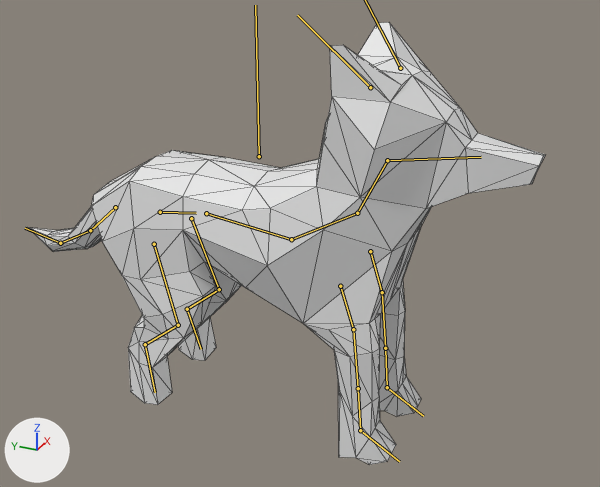
Before and after pictures for a commit that changed the glTF model art/model/wolf_model_0.1.glb.
Camera for both pictures: a 50 mm lens placed at (-15.02, -7.71, 7.3), pointed at (0.29, -0.82, -0.35). Arrows for +X, +Y and +Z are at lower left; the lights stay in place. The bones that bend it are drawn over the model as lines. Mesh edges are drawn as thin lines.

The first picture shows 'wolfmesh'.
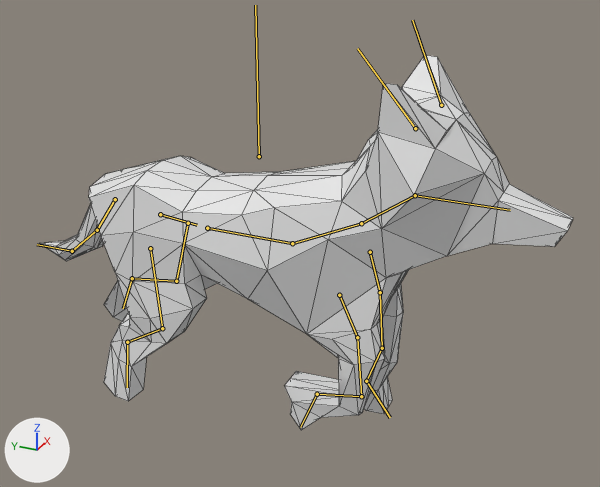
The newer file adds an action. The first version stands in its rest pose; the second is drawn at frame 16 of the action 'run_wip'.

Where the change shows, as pixel boxes (x1, y1, x2, y2) in the pictures (600 x 487 px):
'wolfmesh', posed (15% shorter)
    before: (28, 22, 545, 465)
    after: (39, 55, 573, 430)
bone 'spine1.origin', root to tip
    before: (160, 212) to (196, 213)
    after: (160, 214) to (197, 225)
bone 'spine2', root to tip
    before: (206, 213) to (291, 239)
    after: (207, 228) to (292, 243)
bone 'spine3', root to tip
    before: (291, 239) to (357, 213)
    after: (292, 243) to (361, 223)
bone 'neck', root to tip
    before: (357, 213) to (387, 160)
    after: (361, 223) to (415, 195)
bone 'head', root to tip
    before: (387, 160) to (481, 157)
    after: (415, 195) to (510, 210)
bone 'frontleg1.l', root to tip
    before: (370, 251) to (382, 292)
    after: (370, 252) to (380, 292)
bone 'frontleg3.l', root to tip
    before: (385, 348) to (387, 387)
    after: (382, 348) to (366, 381)
bone 'frontleg1.r', root to tip
    before: (340, 286) to (353, 329)
    after: (339, 295) to (357, 337)
bone 'frontleg2.r', root to tip
    before: (353, 329) to (358, 388)
    after: (357, 337) to (361, 396)
bone 'frontleg3.r', root to tip
    before: (358, 388) to (360, 430)
    after: (361, 396) to (317, 394)
bone 'hindleg1.l', root to tip
    before: (191, 218) to (219, 289)
    after: (188, 223) to (176, 281)
bone 'hindleg2.l', root to tip
    before: (219, 289) to (187, 309)
    after: (176, 281) to (132, 278)
bone 'tail1', root to tip
    before: (115, 207) to (90, 230)
    after: (115, 199) to (97, 230)
bone 'hindleg1.r', root to tip
    before: (154, 244) to (178, 325)
    after: (150, 248) to (162, 328)
bone 'hindleg2.r', root to tip
    before: (178, 325) to (145, 344)
    after: (162, 328) to (127, 342)
bone 'hindpaw.r', root to tip
    before: (145, 344) to (155, 392)
    after: (127, 342) to (127, 387)

Diff of the bpy script that builds the scene:
```diff
--- a/art/model/wolf_model_0.1.glb.py
+++ b/art/model/wolf_model_0.1.glb.py
@@ bone_spine1_origin @@
 bone_spine1_origin = bpy.data.objects['Armature'].pose.bones['spine1.origin']  # child of 'origin'
-bone_spine1_origin.location = (0.0, 0.0, 0.0)
-bone_spine1_origin.rotation_quaternion = (1.0, 0.0, 0.0, 0.0)  # degrees (0, 0, 0)
+bone_spine1_origin.location = (0.0, -0.01, 0.07)
+bone_spine1_origin.rotation_quaternion = (0.994, 0.113, 0.0, 0.0)  # degrees (13, 0, 0)
@@ bone_spine2 @@
 bone_spine2 = bpy.data.objects['Armature'].pose.bones['spine2']  # child of 'spine1.origin'
-bone_spine2.rotation_quaternion = (1.0, 0.0, 0.0, 0.0)  # degrees (0, 0, 0)
+bone_spine2.rotation_quaternion = (0.984, -0.177, 0.0, 0.0)  # degrees (-20, 0, 0)
@@ bone_spine3 @@
 bone_spine3 = bpy.data.objects['Armature'].pose.bones['spine3']  # child of 'spine2'
-bone_spine3.rotation_quaternion = (1.0, 0.0, 0.0, 0.0)  # degrees (0, 0, 0)
+bone_spine3.rotation_quaternion = (0.994, 0.107, 0.0, 0.0)  # degrees (12, 0, 0)
@@ bone_neck @@
 bone_neck = bpy.data.objects['Armature'].pose.bones['neck']  # child of 'spine3'
-bone_neck.rotation_quaternion = (1.0, 0.0, 0.0, 0.0)  # degrees (0, 0, 0)
+bone_neck.rotation_quaternion = (0.978, 0.206, 0.0, 0.0)  # degrees (24, 0, 0)
@@ bone_head @@
 bone_head = bpy.data.objects['Armature'].pose.bones['head']  # child of 'neck'
-bone_head.rotation_quaternion = (1.0, 0.0, 0.0, 0.0)  # degrees (0, 0, 0)
+bone_head.rotation_quaternion = (0.986, -0.166, 0.0, 0.0)  # degrees (-19, 0, 0)
@@ bone_frontleg1_l @@
 bone_frontleg1_l = bpy.data.objects['Armature'].pose.bones['frontleg1.l']  # child of 'spine3'
-bone_frontleg1_l.location = (0.0, 0.0, 0.0)
-bone_frontleg1_l.rotation_quaternion = (1.0, 0.0, 0.0, 0.0)  # degrees (0, 0, 0)
+bone_frontleg1_l.location = (0.0, -0.2, -0.04)
+bone_frontleg1_l.rotation_quaternion = (1.0, -0.029, 0.0, 0.0)  # degrees (-3, 0, 0)
@@ bone_frontleg3_l @@
 bone_frontleg3_l = bpy.data.objects['Armature'].pose.bones['frontleg3.l']  # child of 'frontleg2.l'
-bone_frontleg3_l.rotation_quaternion = (1.0, 0.0, 0.0, 0.0)  # degrees (0, 0, 0)
+bone_frontleg3_l.rotation_quaternion = (0.982, 0.19, 0.0, 0.0)  # degrees (22, 0, 0)
@@ bone_frontleg1_r @@
 bone_frontleg1_r = bpy.data.objects['Armature'].pose.bones['frontleg1.r']  # child of 'spine3'
-bone_frontleg1_r.rotation_quaternion = (1.0, 0.0, 0.0, 0.0)  # degrees (0, 0, 0)
+bone_frontleg1_r.rotation_quaternion = (0.995, -0.102, 0.0, 0.0)  # degrees (-12, 0, 0)
@@ bone_frontleg2_r @@
 bone_frontleg2_r = bpy.data.objects['Armature'].pose.bones['frontleg2.r']  # child of 'frontleg1.r'
-bone_frontleg2_r.rotation_quaternion = (1.0, 0.0, 0.0, 0.0)  # degrees (0, 0, 0)
+bone_frontleg2_r.rotation_quaternion = (0.998, 0.061, 0.0, 0.0)  # degrees (7, 0, 0)
@@ bone_frontleg3_r @@
 bone_frontleg3_r = bpy.data.objects['Armature'].pose.bones['frontleg3.r']  # child of 'frontleg2.r'
-bone_frontleg3_r.rotation_quaternion = (1.0, 0.0, 0.0, 0.0)  # degrees (0, 0, 0)
+bone_frontleg3_r.rotation_quaternion = (0.759, 0.652, 0.0, 0.0)  # degrees (81, 0, 0)
@@ bone_hindleg1_l @@
 bone_hindleg1_l = bpy.data.objects['Armature'].pose.bones['hindleg1.l']  # child of 'spine1.origin'
-bone_hindleg1_l.rotation_quaternion = (1.0, 0.0, 0.0, 0.0)  # degrees (0, 0, 0)
+bone_hindleg1_l.rotation_quaternion = (0.975, 0.2, -0.087, -0.035)  # degrees (24, -9, -6)
@@ bone_hindleg2_l @@
 bone_hindleg2_l = bpy.data.objects['Armature'].pose.bones['hindleg2.l']  # child of 'hindleg1.l'
-bone_hindleg2_l.rotation_quaternion = (1.0, 0.0, 0.0, 0.0)  # degrees (0, 0, 0)
+bone_hindleg2_l.rotation_quaternion = (1.0, 0.011, -0.002, -0.002)  # degrees (1, 0, 0)
@@ bone_tail1 @@
 bone_tail1 = bpy.data.objects['Armature'].pose.bones['tail1']  # child of 'spine1.origin'
-bone_tail1.rotation_quaternion = (1.0, 0.0, 0.0, 0.0)  # degrees (0, 0, 0)
+bone_tail1.rotation_quaternion = (0.975, -0.224, 0.0, 0.0)  # degrees (-26, 0, 0)
@@ bone_hindleg1_r @@
 bone_hindleg1_r = bpy.data.objects['Armature'].pose.bones['hindleg1.r']  # child of 'spine1.origin'
-bone_hindleg1_r.location = (0.0, 0.0, 0.0)
-bone_hindleg1_r.rotation_quaternion = (1.0, 0.0, 0.0, 0.0)  # degrees (0, 0, 0)
+bone_hindleg1_r.location = (0.0, -0.01, 0.0)
+bone_hindleg1_r.rotation_quaternion = (0.999, -0.029, 0.019, 0.008)  # degrees (-3, 2, 1)
@@ bone_hindleg2_r @@
 bone_hindleg2_r = bpy.data.objects['Armature'].pose.bones['hindleg2.r']  # child of 'hindleg1.r'
-bone_hindleg2_r.rotation_quaternion = (1.0, 0.0, 0.0, 0.0)  # degrees (0, 0, 0)
+bone_hindleg2_r.rotation_quaternion = (1.0, -0.015, 0.0, 0.0)  # degrees (-2, 0, 0)
@@ bone_hindpaw_r @@
 bone_hindpaw_r = bpy.data.objects['Armature'].pose.bones['hindpaw.r']  # child of 'hindleg2.r'
-bone_hindpaw_r.rotation_quaternion = (1.0, 0.0, 0.0, 0.0)  # degrees (0, 0, 0)
+bone_hindpaw_r.rotation_quaternion = (0.998, 0.055, -0.006, -0.005)  # degrees (6, -1, -1)
```
